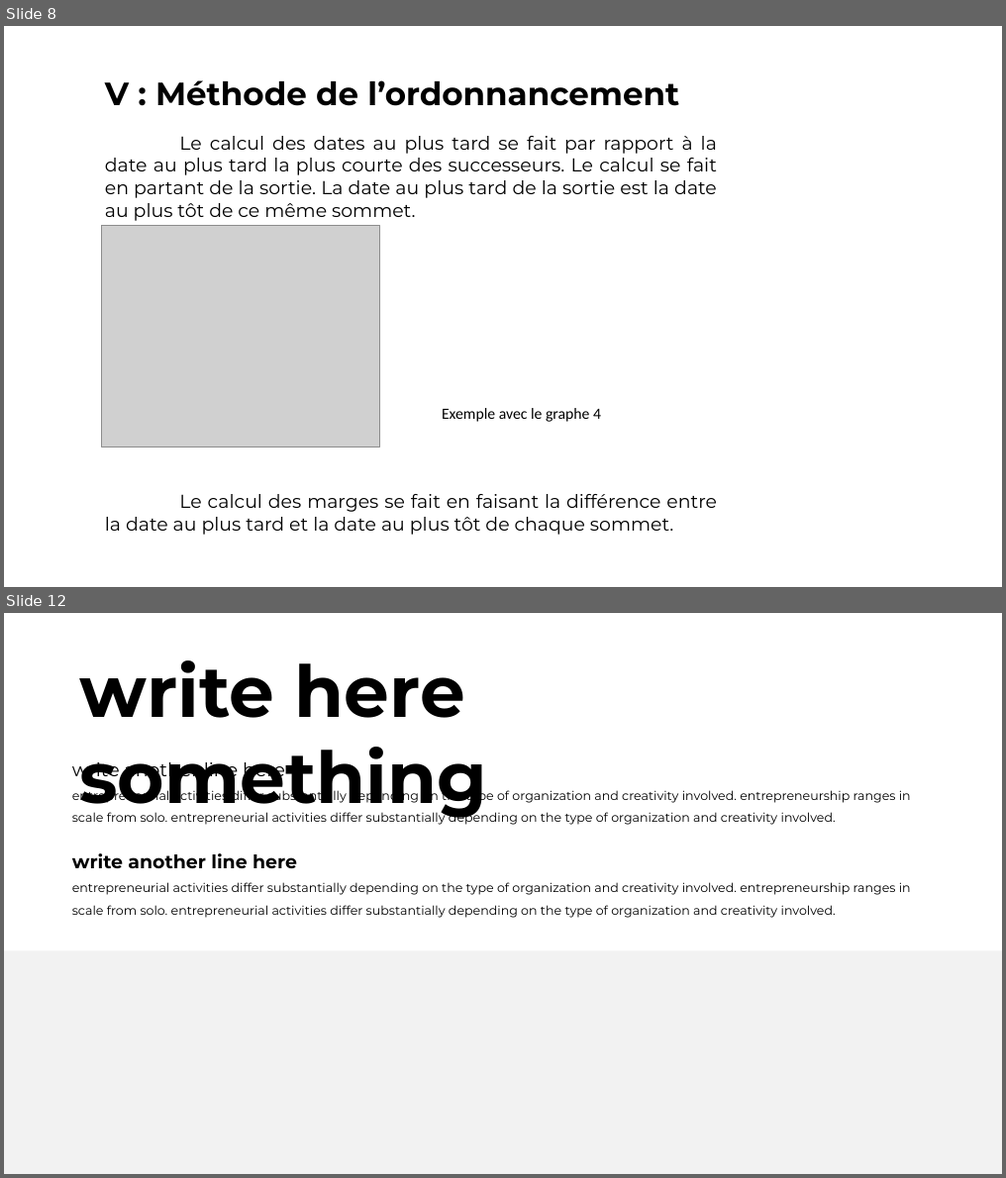
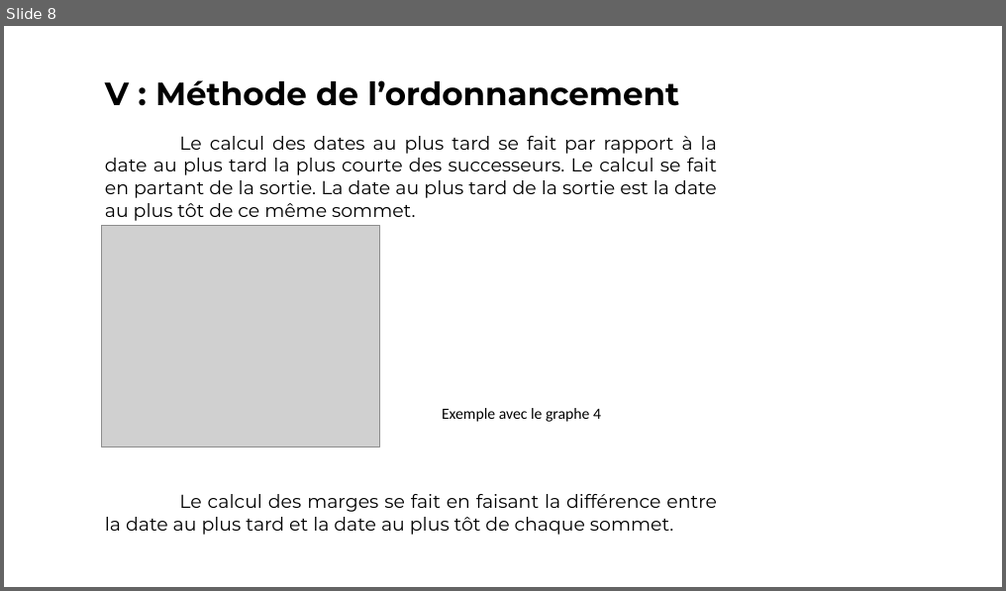
Before and after one commit to vincentdbs/ProjetTheorieDesGraphes, a slide deck: Soutenance.pptx. Shown one above the other, each under a label of ours: slides 8 and 12 before the commit, slide 8 after it; the slides between them are not shown. The pictures are 1006x1178 and 1006x591 pixels, drawn with LibreOffice and Linux fonts; fonts in the diff are those of the drawing; grey boxes stand for pictures. Boxes give left, top, right and bottom in pixels: in the first picture for what was removed or moved away, otherwise in the second. Text is boxed around its words. In the diff, an @@ line names an element or a change of style, - is before the commit and + after.

```diff
--- a/Soutenance.pptx
+++ b/Soutenance.pptx
@@ slide 12 removed at (4,613,1002,1174), background #FFFFFF @@
@@ text removed at (79,661,487,821) @@
-write here something
@@ text removed at (72,758,911,825) @@
-write another line here
-entrepreneurial activities differ substantially depending on the type of organization and creativity involved. entrepreneurship ranges in scale from solo. entrepreneurial activities differ substantially depending on the type of organization and creativity involved.
@@ text removed at (72,854,911,918) @@
-write another line here
-entrepreneurial activities differ substantially depending on the type of organization and creativity involved. entrepreneurship ranges in scale from solo. entrepreneurial activities differ substantially depending on the type of organization and creativity involved.
@@ rectangle removed at (4,951,1002,1174) @@
```
Also in this commit, not shown: 3 slides changed, 4 other slides removed, 1 other file.
